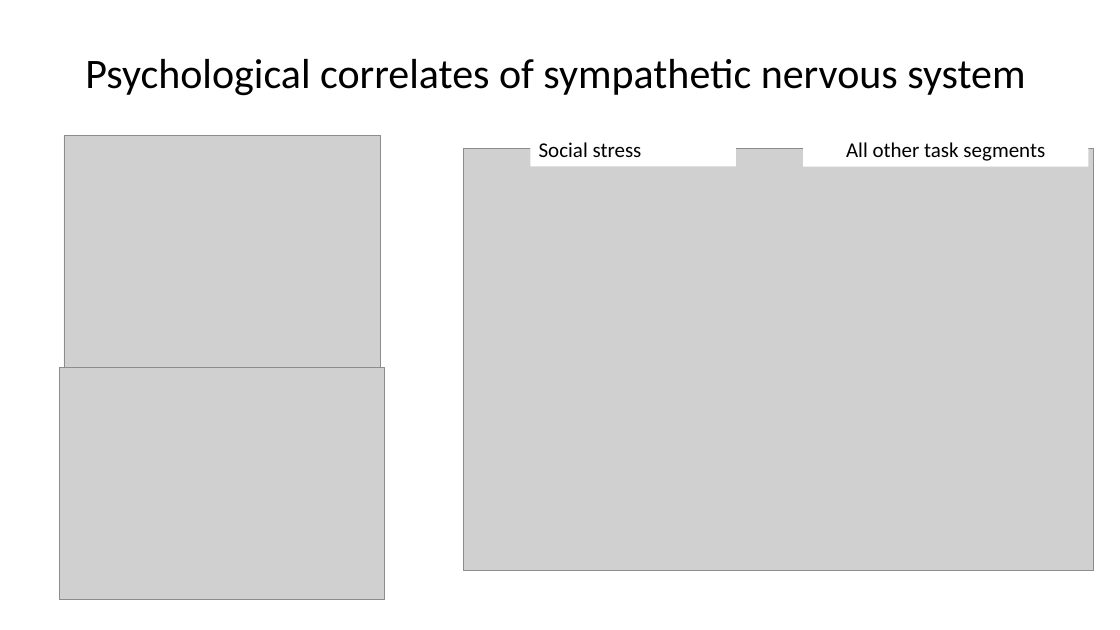
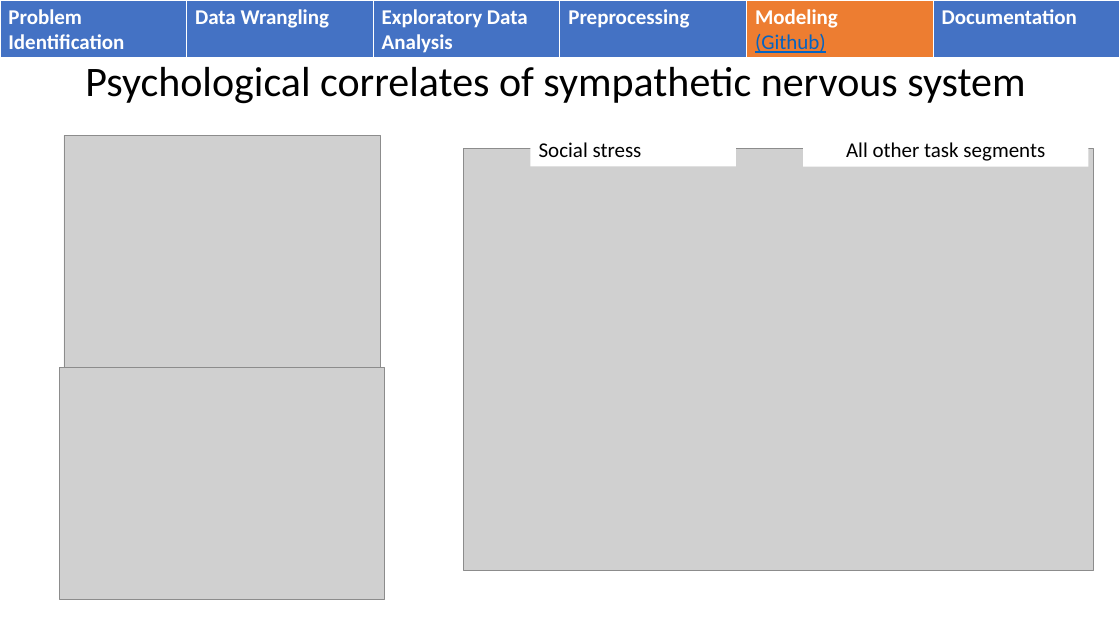
Before and after one commit to WalterPiTheScienceGuy/Springboard_Capstone2, a slide deck: slide 18 of Capstone2/reports/Springboard Capstone 2 ppt.pptx (slide 19 before the commit). Drawn at 1120x630 pixels with LibreOffice and Linux fonts; fonts in the diff are those of the drawing; grey boxes stand for pictures. Boxes give left, top, right and bottom in pixels: in the first picture for what was removed or moved away, otherwise in the second. Text is boxed around its words. In the diff, an @@ line names an element or a change of style, - is before the commit and + after.

```diff
--- a/Capstone2/reports/Springboard Capstone 2 ppt.pptx
+++ b/Capstone2/reports/Springboard Capstone 2 ppt.pptx
@@ table added at (0,0,1119,59), 1 rows, 6 columns @@
+Problem Identification | Data Wrangling | Exploratory Data Analysis | Preprocessing | Modeling / (Github) | Documentation
@@ title "Psychological correlates of sympathetic nervous ...": place and size @@
-title "Psychological correlates of sympathetic nervous ..." at (85,59,1025,96)
+title "Psychological correlates of sympathetic nervous ..." at (85,67,1025,104)
```
Also in this commit, not shown: 19 other slides changed, 1 slide added, 2 slides removed.
